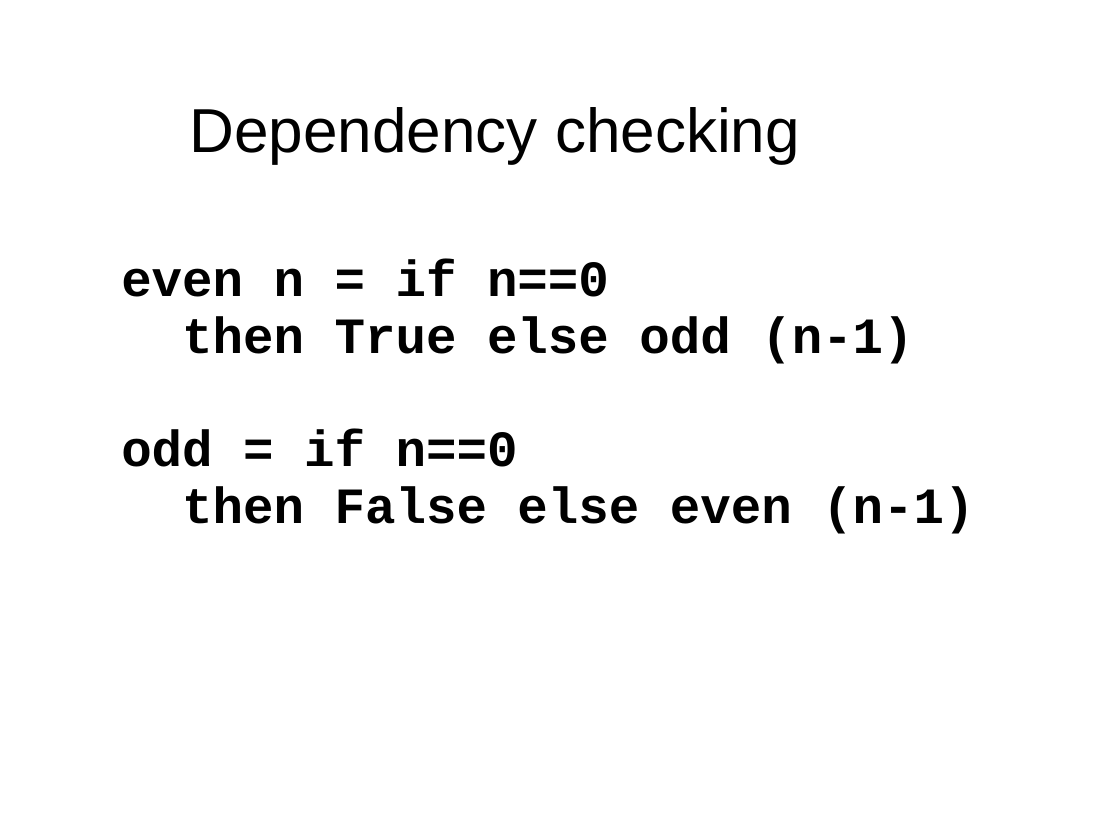
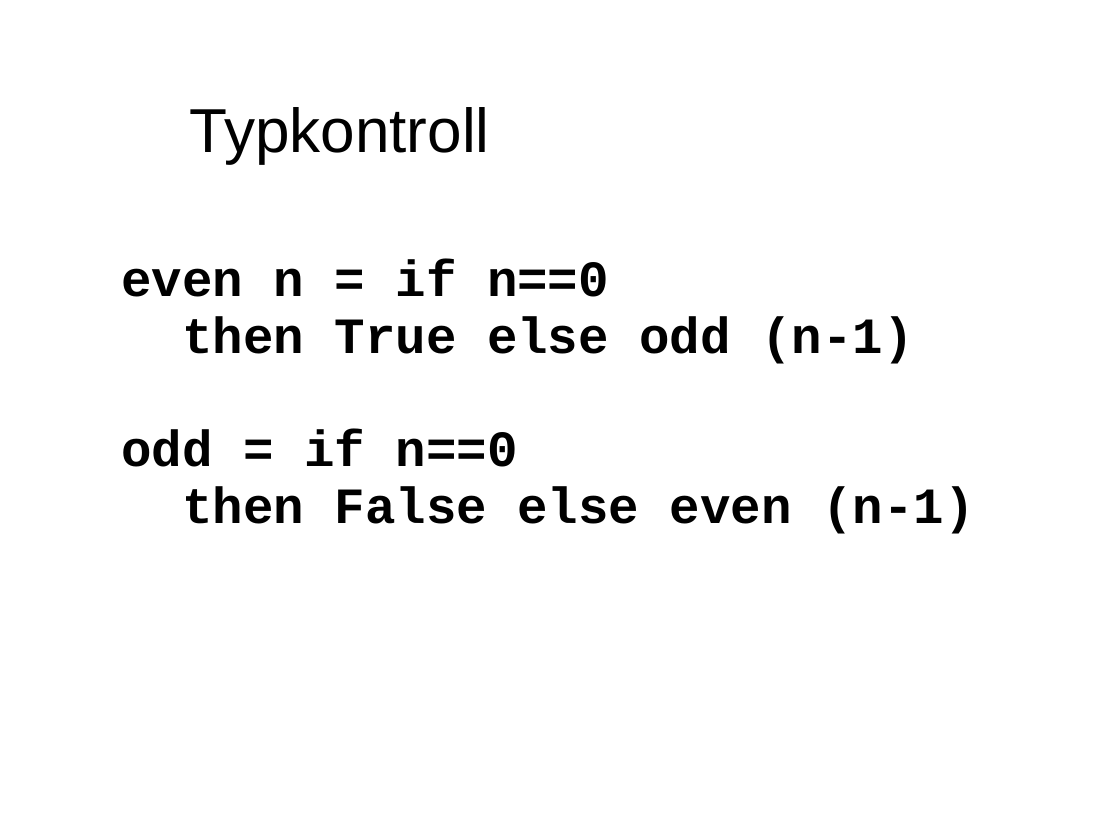
Before and after one commit to evilcandybag/JSHC, a slide deck: slide 46 of report/presentation.ppt (slide 40 before the commit). Drawn at 1120x840 pixels with LibreOffice and Linux fonts; fonts in the diff are those of the drawing. Boxes give left, top, right and bottom in pixels: in the first picture for what was removed or moved away, otherwise in the second. Text is boxed around its words. In the diff, an @@ line names an element or a change of style, - is before the commit and + after.

```diff
--- a/report/presentation.ppt
+++ b/report/presentation.ppt
@@ text at bbox=[190, 107, 490, 163]: text changed @@
-Dependency checking
+Typkontroll
```
Also in this commit, not shown: 2 other slides changed, 1 slide added.
